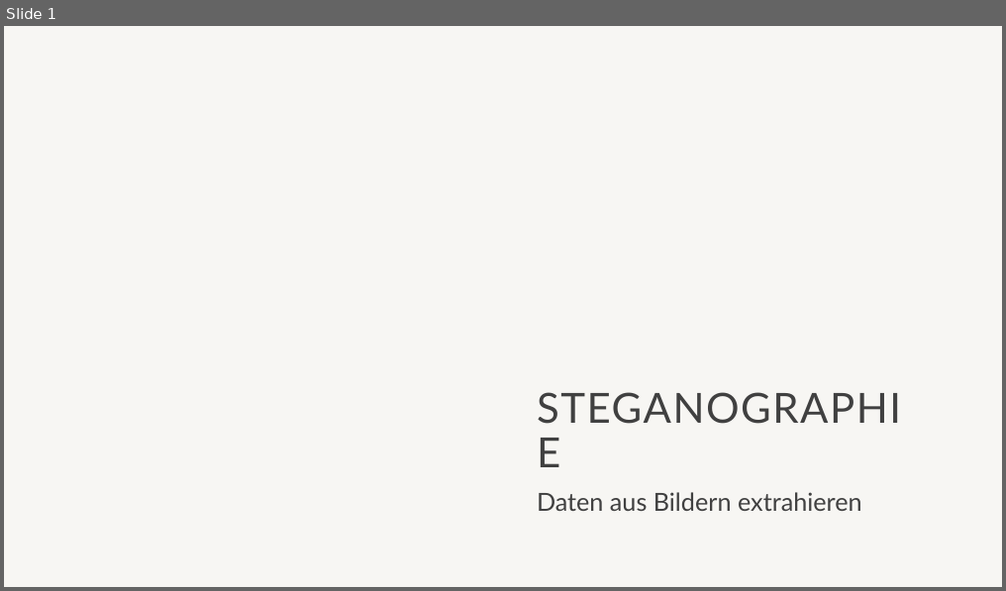
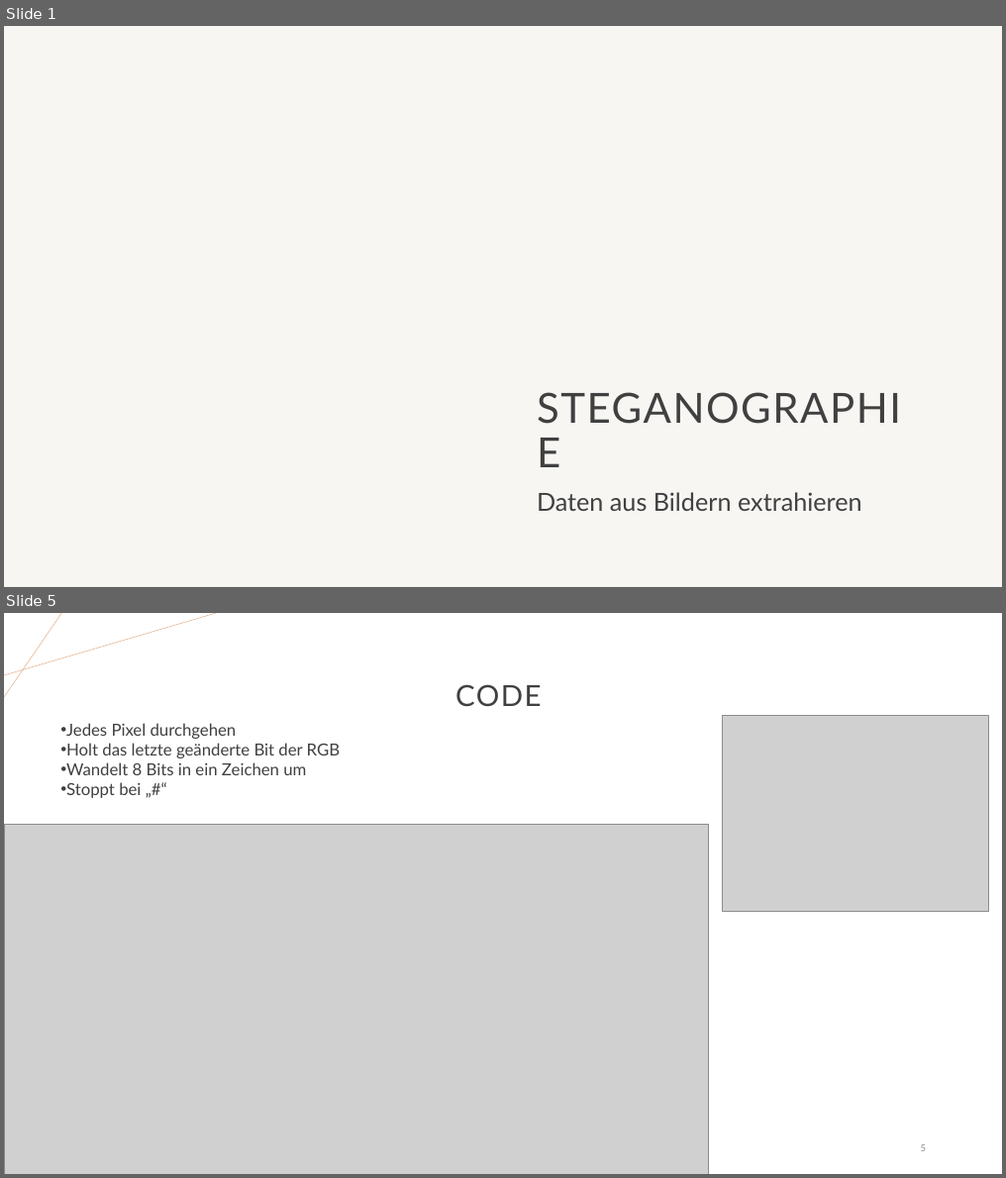
Before and after one commit to technoabdelli/Steganographie, a slide deck: steganographie/Steganographie.pptx. Shown one above the other, each under a label of ours: slide 1 before the commit, slides 1 and 5 after it; the slides between them are not shown. The pictures are 1006x591 and 1006x1178 pixels, drawn with LibreOffice and Linux fonts; fonts in the diff are those of the drawing; grey boxes stand for pictures; background and template pictures are left out. Boxes give left, top, right and bottom in pixels: in the first picture for what was removed or moved away, otherwise in the second. Text is boxed around its words. In the diff, an @@ line names an element or a change of style, - is before the commit and + after.

```diff
--- a/steganographie/Steganographie.pptx
+++ b/steganographie/Steganographie.pptx
@@ slide 5 added at <box>4,613,1002,1174</box>, background #FFFFFF @@
@@ line added from (4, 675) to (216, 613), #E2B18D 0.5 pt @@
@@ line added from (61, 613) to (4, 697), #E2B18D 0.5 pt @@
@@ title added at <box>455,684,542,707</box>, 28 pt, text #404040 @@
+CODE
@@ text added at <box>66,723,340,798</box>, 16 pt, text #404040 @@
+• Jedes Pixel durchgehen
+• Holt das letzte geänderte Bit der RGB
+• Wandelt 8 Bits in ein Zeichen um
+• Stoppt bei „#“
@@ picture added at <box>723,716,989,911</box> @@
@@ picture added at <box>4,824,709,1174</box> @@
@@ page number added at <box>921,1145,926,1152</box>, 9 pt, text #8C8C8C @@
+5
```
Also in this commit, not shown: 4 slides changed, 2 other slides added, 4 other files.
